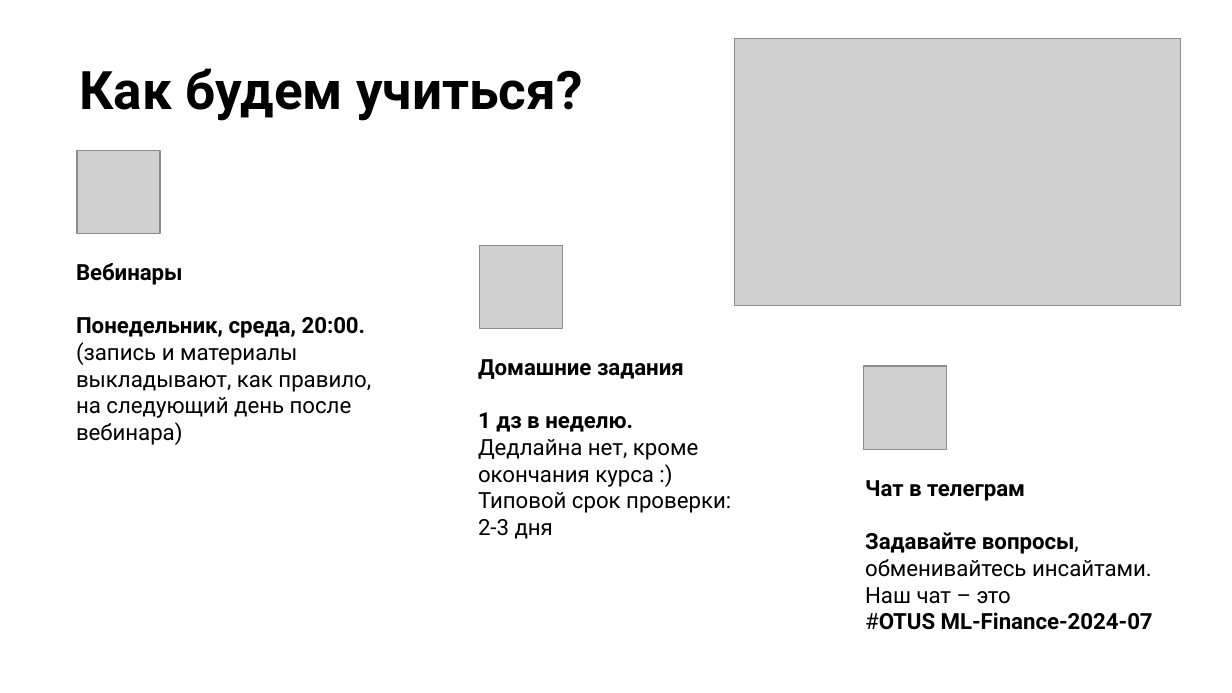
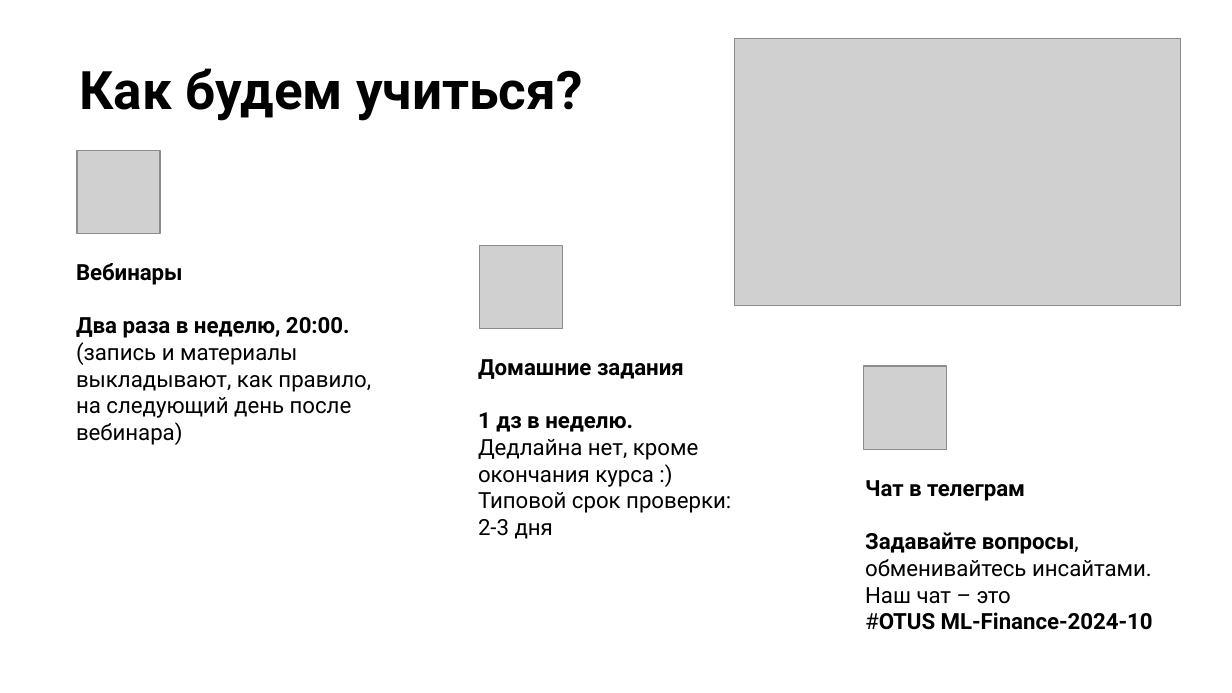
Before and after one commit to stureiko/Otus_lectures, a slide deck: slide 21 of FinML/01 - Intro/Presentation/01 - Intro.pptx. Drawn at 1232x693 pixels with LibreOffice and Linux fonts; fonts in the diff are those of the drawing; grey boxes stand for pictures; background and template pictures are left out. Boxes give left, top, right and bottom in pixels: in the first picture for what was removed or moved away, otherwise in the second. Text is boxed around its words. In the diff, an @@ line names an element or a change of style, - is before the commit and + after.

```diff
--- a/FinML/01 - Intro/Presentation/01 - Intro.pptx
+++ b/FinML/01 - Intro/Presentation/01 - Intro.pptx
@@ text at [76,317,350,338]: text changed @@
-Понедельник, среда, 20:00.
+Два раза в неделю, 20:00.
@@ text at [865,587,1153,630]: text changed @@
-Наш чат – это
-#OTUS ML-Finance-2024-07
+Наш чат – это
+#OTUS ML-Finance-2024-10
```
Also in this commit, not shown: 10 other slides changed, 17 other files.
